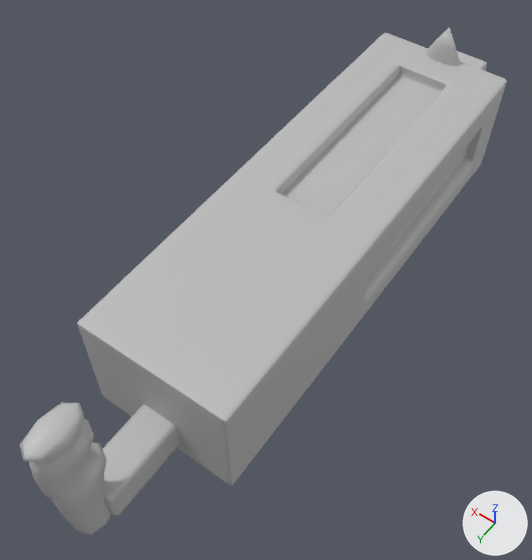
Before and after pictures for a commit that changed the FBX model Assets/3D_Jam_Assets/Pew_Pew_Gun/Gun_High.fbx.
One viewpoint serves both versions: a 50 mm camera at (-0.164, 0.232, 1.741) aimed at (0.005, -0.004, 1.369). Every picture has the same lights, and +X, +Y and +Z are marked at lower right. Where no turn or scale is listed for an object, it has been applied to the vertices.

Names of what the first picture shows: 'Gun_High'.
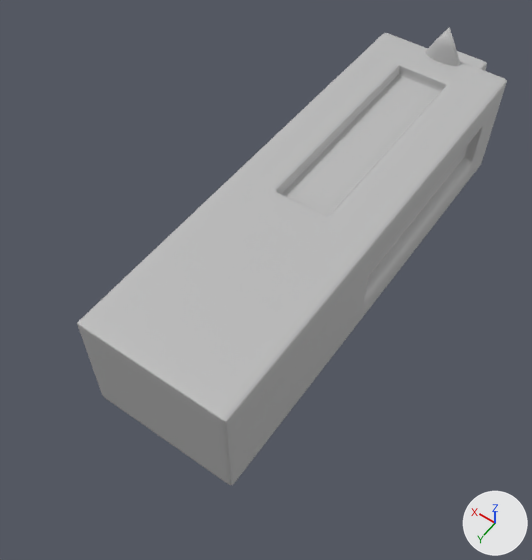
The newer file is also turned or shifted as a whole; pictures and numbers use the older file's frame.

Location of each change, (x1, y1, x2, y2) in pixels of the pictures (532 x 560 px):
'Gun_High', reshaped (12% narrower, 10% shorter): before (20, 27, 507, 535); after (77, 27, 507, 485)
part 1 of me_mesh, deleted: before (20, 402, 111, 535)
part 2 of me_mesh, deleted: before (103, 404, 180, 516)

The change, as a diff of the scene's bpy script:
```diff
--- a/Assets/3D_Jam_Assets/Pew_Pew_Gun/Gun_High.fbx.py
+++ b/Assets/3D_Jam_Assets/Pew_Pew_Gun/Gun_High.fbx.py
@@ me_mesh @@
 me_mesh.from_pydata(...)  # 3199 vertices, 3172 faces; spans x -0.051..0.051, y -0.227..0.222, z -0.057..0.057
 # used by ob_gun_high; location = (0.0, -0.0385, 1.3899)
+# me_mesh part 1: the loose piece of 170 vertices spanning x -0.013..0.011, y 0.186..0.222, z -0.048..0.057 is deleted
+# me_mesh part 2: the loose piece of 122 vertices spanning x -0.013..0.011, y 0.141..0.2, z -0.047..-0.023 is deleted
 me_mesh.materials.append(mat_lambert1)
```
